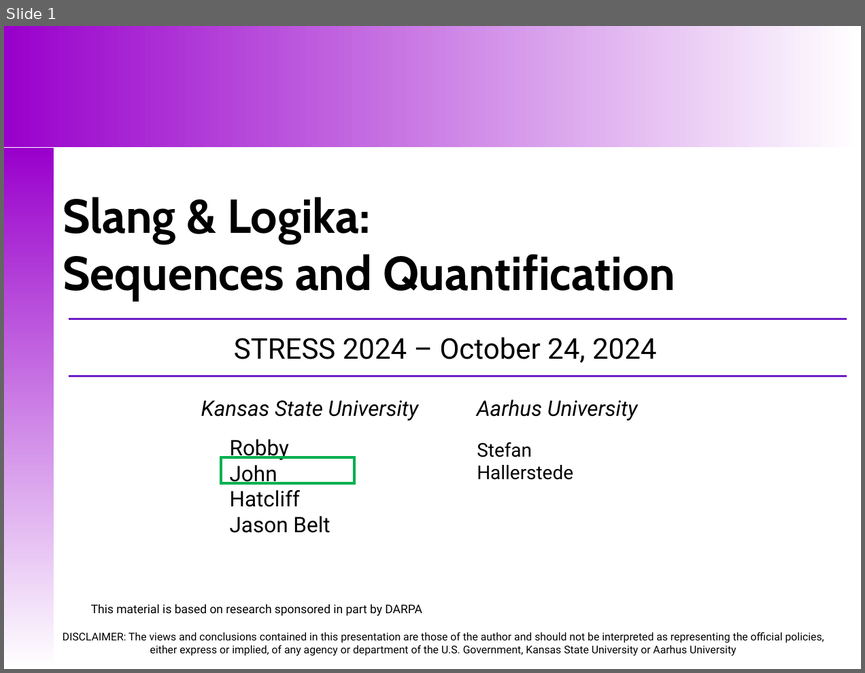
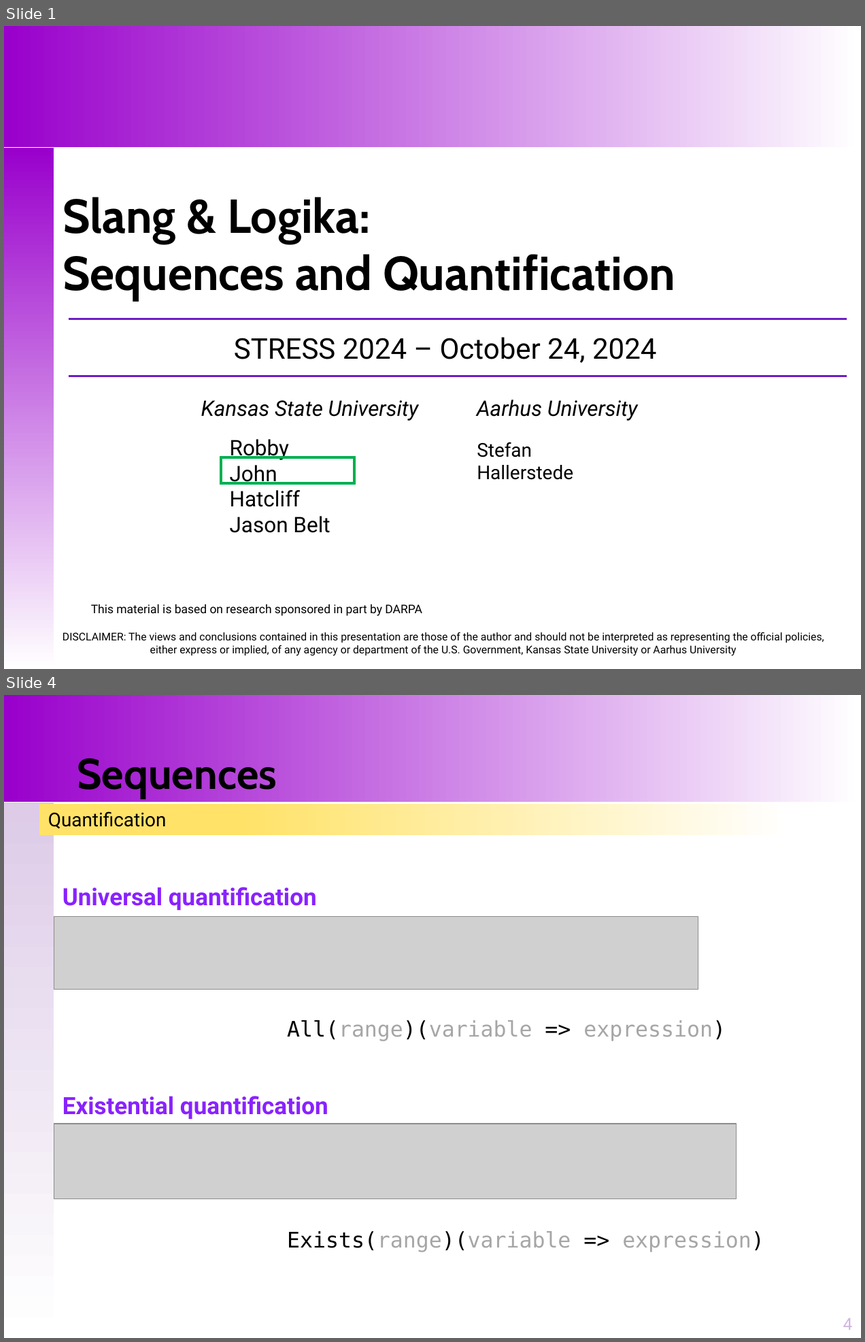
Before and after one commit to santoslab/stress24, a slide deck: slides/M-02-02-Sequences-Quantification.pptx. Shown one above the other, each under a label of ours: slide 1 before the commit, slides 1 and 4 after it; the slides between them are not shown. The pictures are 865x673 and 865x1342 pixels, drawn with LibreOffice and Linux fonts; fonts in the diff are those of the drawing; grey boxes stand for pictures. Boxes give left, top, right and bottom in pixels: in the first picture for what was removed or moved away, otherwise in the second. Text is boxed around its words. In the diff, an @@ line names an element or a change of style, - is before the commit and + after.

```diff
--- a/slides/M-02-02-Sequences-Quantification.pptx
+++ b/slides/M-02-02-Sequences-Quantification.pptx
@@ slide 4 added at <box>4,695,861,1338</box>, background #FFFFFF @@
@@ rectangle added at <box>4,695,861,802</box>, fill gradient #9900CC to #FFFFFF @@
@@ title added at <box>77,758,277,799</box>, 36 pt, text #000000, bold @@
+Sequences
@@ rectangle added at <box>5,802,54,1337</box>, fill gradient #DDCBE7 to #FFFFFF @@
@@ rectangle added at <box>40,804,791,836</box>, fill gradient #FFFFFF to #FFE267, 16 pt, text #000000 @@
+Quantification
@@ text added at <box>62,887,317,910</box>, 20 pt, text #8922FD, bold @@
+Universal quantification
@@ picture added at <box>54,916,697,989</box> @@
@@ text added at <box>287,1020,725,1041</box>, 18 pt, text #A6A6A6 @@
+All(range)(variable => expression)
@@ text added at <box>62,1096,328,1119</box>, 20 pt, text #8922FD, bold @@
+Existential quantification
@@ picture added at <box>54,1123,736,1199</box> @@
@@ text added at <box>287,1231,764,1252</box>, 18 pt, text #A6A6A6 @@
+Exists(range)(variable => expression)
@@ page number added at <box>843,1318,853,1329</box>, 14 pt, text #D0B6DE @@
+4
```
Also in this commit, not shown: 1 slide changed, 3 other slides added, 11 other files.
